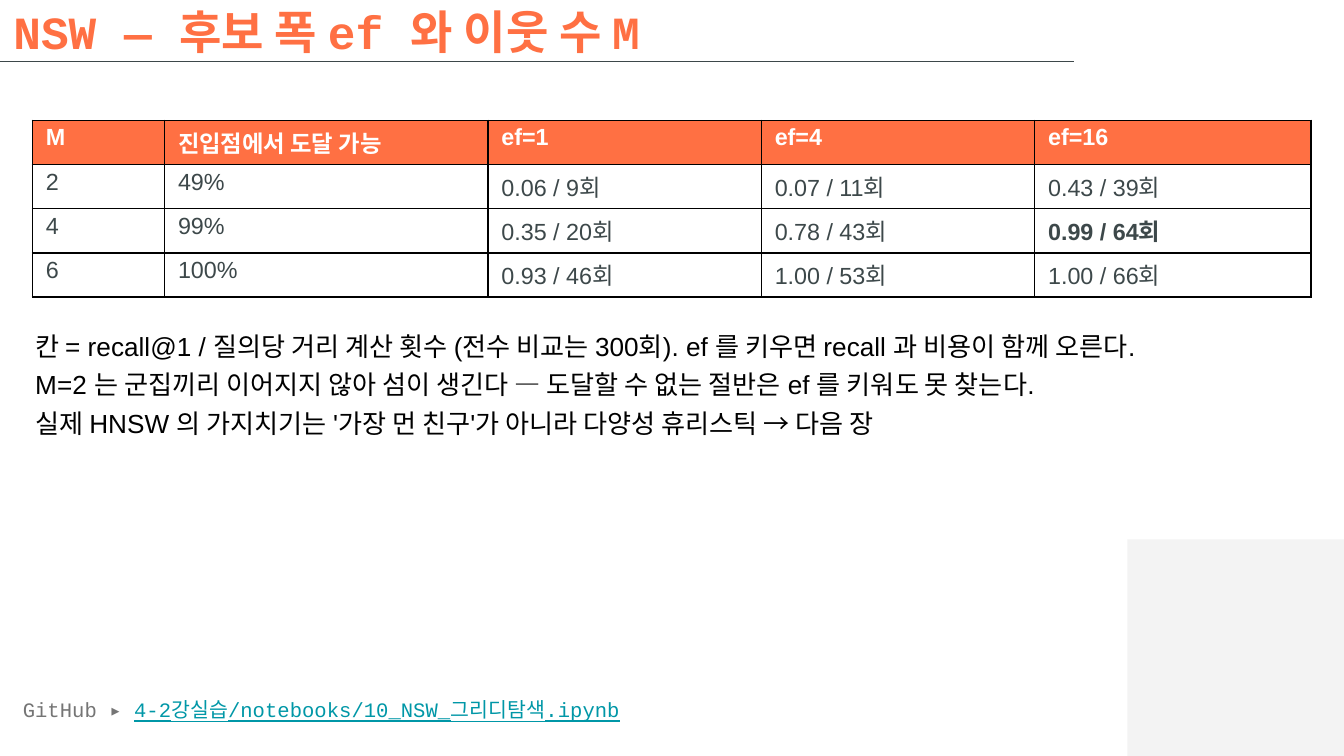
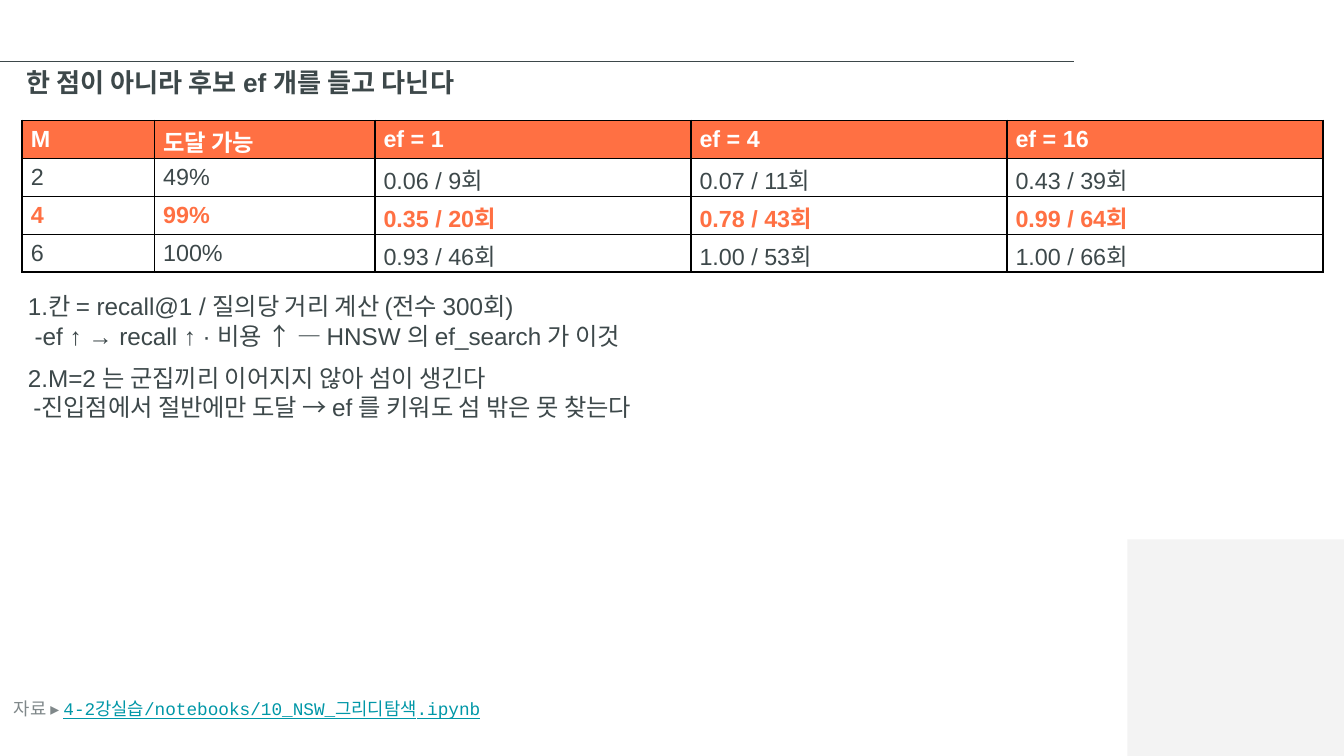
Before and after one commit to hikaMaeng/-ai-, a slide deck: slide 14 of 4-2강실습/slides/4-2강실습_벡터디비.pptx (slide 11 before the commit). Drawn at 1344x756 pixels with LibreOffice and Linux fonts; fonts in the diff are those of the drawing; background and template pictures are left out. Boxes give left, top, right and bottom in pixels: in the first picture for what was removed or moved away, otherwise in the second. Text is boxed around its words. In the diff, an @@ line names an element or a change of style, - is before the commit and + after.

```diff
--- a/4-2강실습/slides/4-2강실습_벡터디비.pptx
+++ b/4-2강실습/slides/4-2강실습_벡터디비.pptx
@@ title removed at (x1=13, y1=10, x2=640, y2=62) @@
-NSW — 후보 폭 ef 와 이웃 수 M
@@ text added at (x1=26, y1=70, x2=454, y2=95), 14 pt, text #3D484A, bold @@
+한 점이 아니라 후보 ef 개를 들고 다닌다
@@ table at (x1=22, y1=121, x2=1321, y2=273) @@
-row 1: M | 진입점에서 도달 가능 | ef=1 | ef=4 | ef=16
+row 1: M | 도달 가능 | ef = 1 | ef = 4 | ef = 16
@@ text colour #3D484A to #FF7043 in "4", "99%", "0.35 / 20회", "0.78 / 43회" and 1 more places @@
@@ bold on in "4", "99%", "0.35 / 20회", "0.78 / 43회" @@
@@ table resized from (x1=32, y1=121, x2=1310, y2=297) to (x1=22, y1=121, x2=1321, y2=273) @@
@@ text at (x1=28, y1=295, x2=631, y2=418): text changed; size 14 to 13 pt; text colour #000000 to #3D484A @@
-칸 = recall@1 / 질의당 거리 계산 횟수 (전수 비교는 300회). ef 를 키우면 recall 과 비용이 함께 오른다.
-M=2 는 군집끼리 이어지지 않아 섬이 생긴다 — 도달할 수 없는 절반은 ef 를 키워도 못 찾는다.
-실제 HNSW 의 가지치기는 '가장 먼 친구'가 아니라 다양성 휴리스틱 → 다음 장
+1.칸 = recall@1 / 질의당 거리 계산 (전수 300회)
+-ef ↑ → recall ↑ · 비용 ↑ — HNSW 의 ef_search 가 이것
+2.M=2 는 군집끼리 이어지지 않아 섬이 생긴다
+-진입점에서 절반에만 도달 → ef 를 키워도 섬 밖은 못 찾는다
@@ text at (x1=14, y1=700, x2=480, y2=719): text changed; size 11 to 9.5 pt @@
-GitHub ▸ 4-2강실습/notebooks/10_NSW_그리디탐색.ipynb
+자료 ▸ 4-2강실습/notebooks/10_NSW_그리디탐색.ipynb
```
Also in this commit, not shown: 22 other slides changed, 36 slides added, 11 slides removed, 3 other files.
